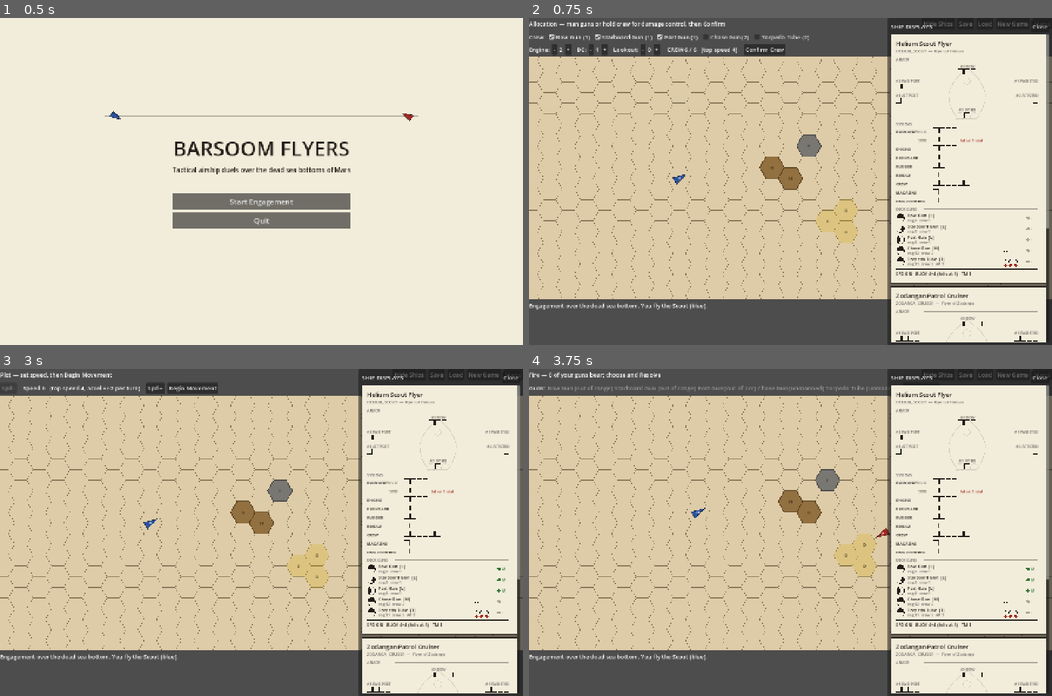
Above: before the commit, frames 1-4 (two rows, left to right).
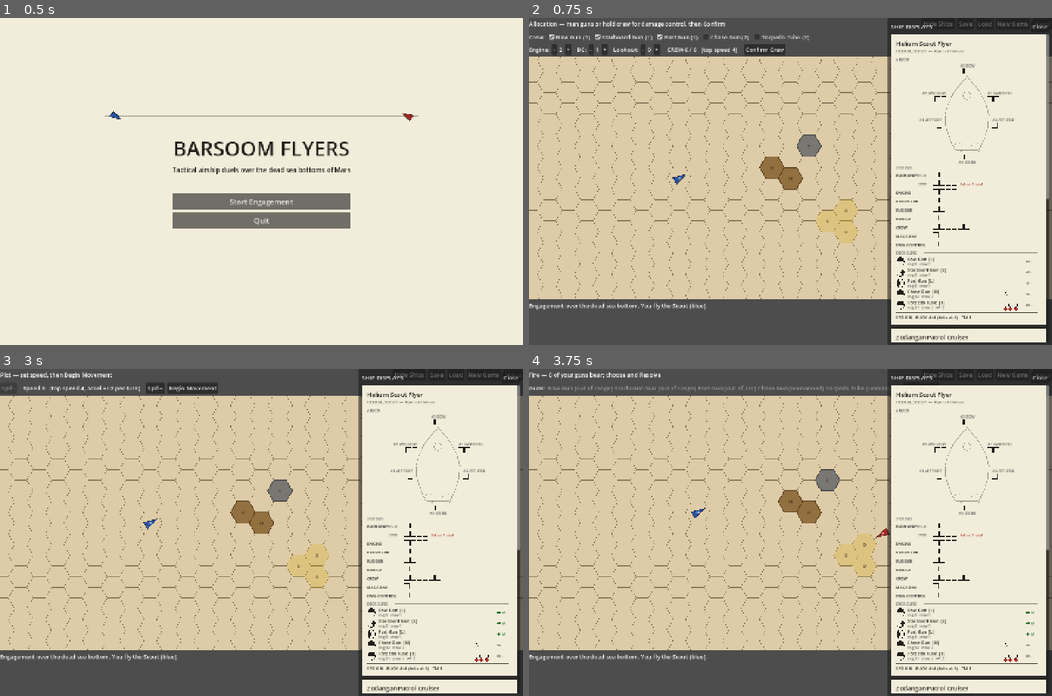
Above: after the commit, the same moments.

Repository: pklinker/martian-flyers
Game: Godot game, scene res://ui/main_menu.tscn
The game is run twice, just before and just after one commit, with the same random seed, the same clock (stepped at 60 frames per second) and the same inputs.
Inputs:
- Up to frame 1 (0.5 s): no input
- Up to frame 2 (0.75 s): click "Start Engagement" at 0.5 s
- Up to frame 3 (3 s): click "New Game" at 1.25 s; click "New Game" at 2 s; click "Confirm Crew" at 2.75 s
- Up to frame 4 (3.75 s): click "Begin Movement" at 3.5 s

Frame 1 is identical in both runs. In frame 2, 3.8% of the frame differs, in the area x 69-100%, y 14-100%; in frame 3, 3.9%; in frame 4, 3.9%.

Commit message:
SSD layou and resize.

Diff:
--- a/ui/ssd_panel.gd
+++ b/ui/ssd_panel.gd
@@ -14,7 +14,17 @@
 const PAPER := Color(0.95, 0.93, 0.86)
 const INK := Color(0.13, 0.11, 0.09)
 const FAINT := Color(0.13, 0.11, 0.09, 0.35)
-const WATERMARK := Color(0.13, 0.11, 0.09, 0.13)   # ship profile behind the boxes
+const WATERMARK := Color(0.13, 0.11, 0.09, 0.13)   # faint fill / detail
+const HULL_LINE := Color(0.13, 0.11, 0.09, 0.34)   # the hull outline itself
+
+## Top-down hull half-beam profile: fraction along the hull (nose=0, stern=1)
+## mapped to fraction of max beam. Shared by the drawn outline and the armor-box
+## placement so each facing's boxes sit exactly against the hull edge.
+const HULL_FR: Array[float] = [0.0, 0.10, 0.22, 0.38, 0.52, 0.68, 0.82, 0.93, 1.0]
+const HULL_WF: Array[float] = [0.0, 0.30, 0.62, 0.88, 1.0, 0.96, 0.82, 0.66, 0.50]
+## Fraction along the hull where each side facing's plating sits.
+const FWD_F := 0.30
+const AFT_F := 0.66
 const PENCIL := Color(0.42, 0.40, 0.38)        # shading on destroyed boxes
 const DAMAGE_X := Color(0.62, 0.13, 0.10)
 const FLASH := Color(0.85, 0.25, 0.15)
@@ -98,7 +108,7 @@
 	if ship == null:
 		return 200.0
 	var h := MARGIN + 44.0                     # title block
-	h += 18.0 + 4.0 * (16.0 + BOX + 10.0)      # armor grid: header + 4 rows
+	h += 18.0 + _armor_diagram_height()        # armor: header + hull diagram
 	h += 18.0 + (SYSTEM_ORDER.size() + 1) * ROW_H    # systems (+1 for buoyancy port/stbd split)
 	h += 18.0 + ship.def.gun_mounts.size() * 30.0  # guns
 	h += 34.0 + MARGIN                          # status footer
@@ -115,10 +125,6 @@
 	draw_rect(Rect2(Vector2.ZERO, size), INK, false, 2.0)
 	if ship == null:
 		return
-
-	# Faint ship profile behind the grid, like the printed silhouette on a real
-	# SFB sheet. Drawn first so every box and label sits on top of it.
-	_draw_profile_watermark()
 
 	var font := get_theme_default_font()
 	var y := MARGIN + 4.0
@@ -131,20 +137,9 @@
 			HORIZONTAL_ALIGNMENT_LEFT, -1, 11, PENCIL)
 	y += 44.0
 
-	# --- Armor grid (spatial: bow top, stern bottom, port left, stbd right) ---
+	# --- Armor: a top-down hull with each facing's plating laid against its edge ---
 	y = _draw_section_header(font, y, "ARMOR")
-	var col_w := (PANEL_W - 2.0 * MARGIN) / 2.0
-	var cell_h := 16.0 + BOX + 10.0
-	# Row 0: bow, centered on the hull centerline
-	_draw_armor_cell(font, Vector2(PANEL_W / 2.0 - col_w / 2.0, y), col_w, 0, "center")
-	# Rows 1-2: port column left-aligned, starboard column right-aligned
-	_draw_armor_cell(font, Vector2(MARGIN, y + cell_h), col_w, 5, "left")
-	_draw_armor_cell(font, Vector2(MARGIN + col_w, y + cell_h), col_w, 1, "right")
-	_draw_armor_cell(font, Vector2(MARGIN, y + 2.0 * cell_h), col_w, 4, "left")
-	_draw_armor_cell(font, Vector2(MARGIN + col_w, y + 2.0 * cell_h), col_w, 2, "right")
-	# Row 3: stern, centered on the hull centerline
-	_draw_armor_cell(font, Vector2(PANEL_W / 2.0 - col_w / 2.0, y + 3.0 * cell_h), col_w, 3, "center")
-	y += 4.0 * cell_h
+	y = _draw_armor_diagram(font, y)
 
 	# --- Systems ---
 	y = _draw_section_header(font, y, "SYSTEMS")
@@ -227,34 +222,106 @@
 	return y + 18.0
 
 
-## One armor facing: label plus its box row. `align` ("left"/"right"/"center")
-## positions the row within the cell: port cells hug the left, starboard the
-## right (like a real SSD), and the bow/stern rows center on the hull centerline
-## so they sit on the nose and tail of the top-down silhouette.
-func _draw_armor_cell(font: Font, pos: Vector2, cell_w: float, facing: int,
-		align: String) -> void:
+# ---------------------------------------------------------------------------
+# Armor diagram: a top-down hull with each facing's plating laid against the
+# matching edge — bow on the nose, port/starboard along the flanks, stern on
+# the tail. The hull profile (HULL_FR/HULL_WF) drives both the drawn outline
+# and where the box rows anchor, so plating always hugs the hull.
+# ---------------------------------------------------------------------------
+
+## Vertical space the diagram needs: bow plating above the nose, the hull, then
+## stern plating + label below the tail.
+func _armor_diagram_height() -> float:
+	return 16.0 + BOX + _hull_length() + 10.0 + BOX + 16.0
+
+
+## Hull length scales a little with size so a battleship's flanks have room for
+## their long plating rows; the beam scales too (but stays < length).
+func _hull_length() -> float:
+	var buoy := ship.def.system_count(ShipDef.SystemType.BUOYANCY)
+	return clampf(180.0 + buoy * 3.0, 180.0, 250.0)
+
+func _hull_beam_max() -> float:
+	var buoy := ship.def.system_count(ShipDef.SystemType.BUOYANCY)
+	return clampf(52.0 + buoy * 1.0, 52.0, 78.0)
+
+## Half-beam (px) at fraction f along the hull, interpolated from the profile.
+func _hull_half_beam(f: float, beam_max: float) -> float:
+	f = clampf(f, 0.0, 1.0)
+	for i in range(HULL_FR.size() - 1):
+		if f <= HULL_FR[i + 1]:
+			var t := (f - HULL_FR[i]) / (HULL_FR[i + 1] - HULL_FR[i])
+			return lerpf(HULL_WF[i], HULL_WF[i + 1], t) * beam_max
+	return HULL_WF[HULL_WF.size() - 1] * beam_max
+
+
+func _draw_armor_diagram(font: Font, top_y: float) -> float:
+	var cx := PANEL_W / 2.0
+	var beam_max := _hull_beam_max()
+	var hull_len := _hull_length()
+	var bow_label_y := top_y
+	var bow_box_y := top_y + 14.0
+	var nose_y := bow_box_y + BOX + 8.0
+	var tail_y := nose_y + hull_len
+
+	# The hull itself: an authored top-down texture overrides the drawn outline.
+	if _profile_tex != null:
+		draw_texture_rect(_profile_tex,
+				Rect2(cx - beam_max, nose_y, beam_max * 2.0, hull_len),
+				false, Color(1, 1, 1, 0.18))
+	else:
+		_draw_topdown_hull(cx, nose_y, tail_y, beam_max)
+
+	# Bow (#0) above the nose, stern (#3) below the tail — both centered.
+	_draw_facing_centered(font, 0, cx, bow_label_y, bow_box_y)
+	var stern_box_y := tail_y + 10.0
+	_draw_facing_centered(font, 3, cx, stern_box_y + BOX + 2.0, stern_box_y)
+
+	# Flank plating laid against the hull edge at the forward and aft quarters.
+	_draw_facing_flank(font, 5, FWD_F, -1, cx, nose_y, hull_len, beam_max)  # fwd port
+	_draw_facing_flank(font, 1, FWD_F,  1, cx, nose_y, hull_len, beam_max)  # fwd stbd
+	_draw_facing_flank(font, 4, AFT_F, -1, cx, nose_y, hull_len, beam_max)  # aft port
+	_draw_facing_flank(font, 2, AFT_F,  1, cx, nose_y, hull_len, beam_max)  # aft stbd
+
+	return stern_box_y + BOX + 16.0
+
+
+## A centered facing (bow/stern): box row centered on the keel, label centered
+## over it. `label_y`/`box_y` let the caller put the label above (bow) or the
+## boxes above (stern).
+func _draw_facing_centered(font: Font, facing: int, cx: float,
+		label_y: float, box_y: float) -> void:
 	var total: int = ship.def.armor[facing]
 	var row_w := total * (BOX + GAP) - GAP
+	var flash := facing == _flash_facing
 	var label := "#%d %s" % [facing, FACING_LABELS[facing]]
+	var lw := font.get_string_size(label, HORIZONTAL_ALIGNMENT_LEFT, -1, 10).x
+	draw_string(font, Vector2(cx - lw / 2.0, label_y + 10.0), label,
+			HORIZONTAL_ALIGNMENT_LEFT, -1, 10, FLASH if flash else PENCIL)
+	_draw_box_row(Vector2(cx - row_w / 2.0, box_y), total, ship.armor_remaining[facing], flash)
+
+
+## A flank facing: the box row sits just outside the hull edge at fraction `f`,
+## on the given `side` (-1 port / +1 starboard), with its label above, kept on
+## the outboard side so it never crosses the hull.
+func _draw_facing_flank(font: Font, facing: int, f: float, side: int,
+		cx: float, nose_y: float, hull_len: float, beam_max: float) -> void:
+	var total: int = ship.def.armor[facing]
+	var row_w := total * (BOX + GAP) - GAP
+	var fy := nose_y + f * hull_len
+	var edge := cx + side * _hull_half_beam(f, beam_max)
+	var gap := 12.0
+	var bx := (edge - gap - row_w) if side < 0 else (edge + gap)
+	var box_y := fy - BOX / 2.0
 	var flash := facing == _flash_facing
-	var label_color := FLASH if flash else PENCIL
-	# Box-row x within the cell.
-	var lx := pos.x
-	if align == "right":
-		lx = pos.x + cell_w - row_w
-	elif align == "center":
-		lx = pos.x + (cell_w - row_w) / 2.0
-	# Label tracks the row: left-edge for left, right-edge for right, centered
-	# over the boxes for center (clamped so short rows never push text off-panel).
-	var label_w := font.get_string_size(label, HORIZONTAL_ALIGNMENT_LEFT, -1, 10).x
-	var label_x := lx
-	if align == "right":
-		label_x = lx + row_w - label_w
-	elif align == "center":
-		label_x = lx + (row_w - label_w) / 2.0
-	draw_string(font, Vector2(label_x, pos.y + 12.0), label,
-			HORIZONTAL_ALIGNMENT_LEFT, -1, 10, label_color)
-	_draw_box_row(Vector2(lx, pos.y + 16.0), total, ship.armor_remaining[facing], flash)
+	var label := "#%d %s" % [facing, FACING_LABELS[facing]]
+	var lw := font.get_string_size(label, HORIZONTAL_ALIGNMENT_LEFT, -1, 10).x
+	# Label hugs the box row's outboard edge (left for port, right for stbd).
+	var label_x := (bx + row_w - lw) if side < 0 else bx
+	label_x = maxf(label_x, 2.0)
+	draw_string(font, Vector2(label_x, box_y - 4.0), label,
+			HORIZONTAL_ALIGNMENT_LEFT, -1, 10, FLASH if flash else PENCIL)
+	_draw_box_row(Vector2(bx, box_y), total, ship.armor_remaining[facing], flash)
 
 
 ## A row of `total` boxes with `remaining` intact: surviving boxes are clean
@@ -353,60 +420,34 @@
 	draw_arc(center, radius, 0.0, TAU, 24, PENCIL if dead else INK, 1.0)
 
 
-## The watermark: a faint TOP-DOWN hull, nose up, placed inside the armor grid
-## so the spatial armor boxes sit on the matching facing — bow boxes at the nose,
-## port boxes down the left flank, starboard down the right, stern at the tail.
-## An authored texture (top-down, nose up) overrides the drawn hull if present.
-func _draw_profile_watermark() -> void:
-	# Re-derive the armor grid band from the same layout constants _draw() uses:
-	# title block (44) + section header (18) below the top margin, four cells tall.
-	var armor_top := MARGIN + 4.0 + 44.0 + 18.0
-	var cell_h := 16.0 + BOX + 10.0
-	var nose_y := armor_top + 12.0                         # tip just at the bow boxes
-	var tail_y := armor_top + 3.0 * cell_h + BOX + 18.0    # just past the stern boxes
-	var cx := PANEL_W / 2.0
-	# Beam scales gently with hull size so a battleship reads broader than a scout,
-	# but the ship always stays longer than it is wide.
-	var buoy := ship.def.system_count(ShipDef.SystemType.BUOYANCY)
-	var beam: float = clampf(38.0 + buoy * 1.6, 38.0, 82.0)
-	if _profile_tex != null:
-		draw_texture_rect(_profile_tex,
-				Rect2(cx - beam, nose_y, beam * 2.0, tail_y - nose_y),
-				false, Color(1, 1, 1, 0.16))
-		return
-	_draw_topdown_hull(cx, nose_y, tail_y, beam)
-
-
 ## A code-drawn top-down flyer: a pointed-bow hull tapering to a squared stern,
 ## a centerline, a bridge ring near the bow, and a propeller disc off each
-## quarter aft. Nose points up (facing 0 = bow), matching the armor layout.
+## quarter aft. Nose points up (facing 0 = bow), matching the armor layout. Uses
+## the shared HULL_FR/HULL_WF profile so the armor boxes anchor to this exact
+## outline.
 func _draw_topdown_hull(cx: float, nose_y: float, tail_y: float, beam: float) -> void:
 	var length := tail_y - nose_y
-	# Half-beam profile from nose (f=0) to stern (f=1): swells to full beam
-	# amidships, then narrows to a squared-off tail.
-	var fr: Array[float] = [0.0, 0.10, 0.22, 0.38, 0.52, 0.68, 0.82, 0.93, 1.0]
-	var wf: Array[float] = [0.0, 0.30, 0.62, 0.88, 1.0, 0.96, 0.82, 0.66, 0.50]
 	var right := PackedVector2Array()
-	for i in fr.size():
-		right.append(Vector2(cx + wf[i] * beam, nose_y + fr[i] * length))
+	for i in HULL_FR.size():
+		right.append(Vector2(cx + HULL_WF[i] * beam, nose_y + HULL_FR[i] * length))
 	# Close the loop by mirroring the right edge back up the left side.
 	var hull := PackedVector2Array()
 	hull.append_array(right)
 	for i in range(right.size() - 1, -1, -1):
 		var p := right[i]
 		hull.append(Vector2(2.0 * cx - p.x, p.y))
-	draw_polyline(hull + PackedVector2Array([hull[0]]), WATERMARK, 2.0)
+	draw_polyline(hull + PackedVector2Array([hull[0]]), HULL_LINE, 2.0)
 
 	# Centerline keel.
 	draw_line(Vector2(cx, nose_y + 0.06 * length), Vector2(cx, tail_y - 0.04 * length),
 			WATERMARK, 1.0)
 	# Bridge ring forward.
-	draw_arc(Vector2(cx, nose_y + 0.26 * length), beam * 0.18, 0.0, TAU, 16, WATERMARK, 1.2)
+	draw_arc(Vector2(cx, nose_y + 0.26 * length), beam * 0.18, 0.0, TAU, 16, HULL_LINE, 1.2)
 	# A propeller disc off each stern quarter.
 	var pr := beam * 0.22
 	for sx in [-1.0, 1.0]:
 		var hub := Vector2(cx + sx * beam * 0.40, tail_y - 0.04 * length)
-		draw_arc(hub, pr, 0.0, TAU, 14, WATERMARK, 1.0)
+		draw_arc(hub, pr, 0.0, TAU, 14, HULL_LINE, 1.0)
 
 
 func _draw_banner(font: Font, text: String) -> void:
Not shown, changed: IMPLEMENTATION_PLAN.md
